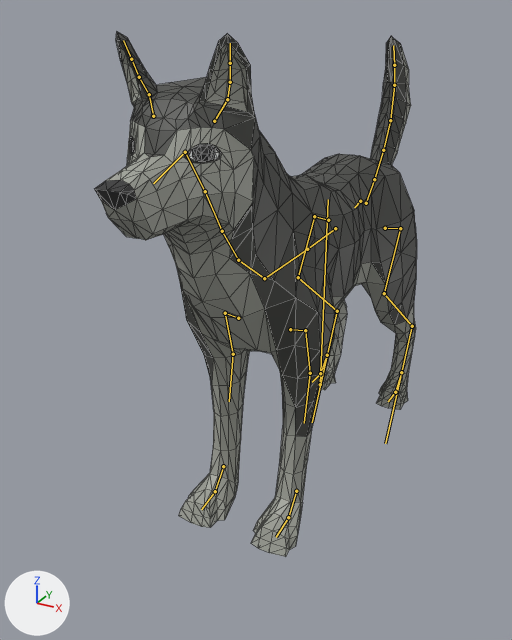
Renders of the glTF model Pilire/Animals3D/husky.gltf from each side of a commit.
One viewpoint serves both versions: a 50 mm camera at (2.0, -4.74, 3.29) aimed at (-0.26, -0.62, 1.23). The axes (+X, +Y, +Z) are drawn at lower left. The lights are the same throughout. The older version comes first. The bones that change, and the others that lie on the model, are drawn over the model as lines. Mesh edges are drawn as thin lines.
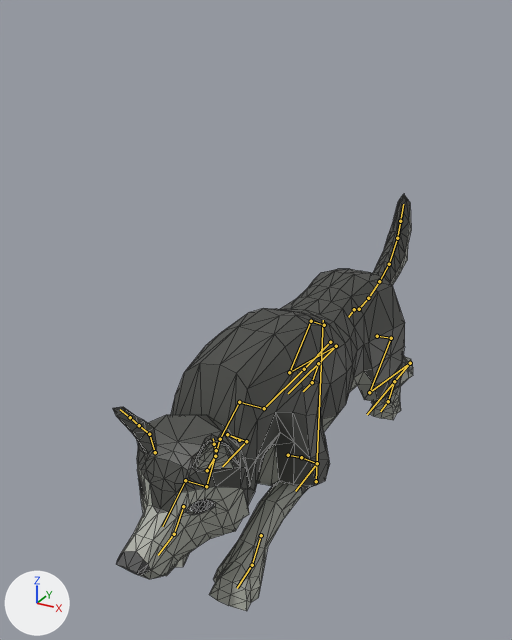
The newer file adds an action. The first version stands in its rest pose; the second is drawn at frame 53 of the action 'Companion_LieDown'.

Boxes (x1, y1, x2, y2) around the edits, measured in the pictures (512 x 640 px):
'Cube', posed (7% narrower, 21% shorter): before (95, 32, 417, 557); after (113, 194, 413, 611)
bone 'Body', root to tip: before (320, 384) to (328, 199); after (316, 481) to (323, 320)
bone 'Neck1', root to tip: before (238, 260) to (222, 231); after (239, 402) to (220, 439)
bone 'Neck2', root to tip: before (222, 231) to (205, 191); after (220, 439) to (206, 486)
bone 'Neck3', root to tip: before (205, 191) to (185, 152); after (206, 486) to (185, 480)
bone 'FrontUpperLeg.L', root to tip: before (305, 330) to (310, 373); after (301, 457) to (317, 463)
bone 'FrontLowerLeg.L', root to tip: before (310, 373) to (304, 423); after (317, 463) to (295, 491)
bone 'FrontUpperLeg.R', root to tip: before (225, 313) to (233, 354); after (227, 434) to (246, 441)
bone 'FrontLowerLeg.R', root to tip: before (233, 354) to (229, 401); after (246, 441) to (222, 466)
bone 'BackLeg.L', root to tip: before (400, 228) to (384, 293); after (391, 338) to (369, 392)
bone 'BackUpperLeg.L', root to tip: before (384, 293) to (412, 326); after (369, 392) to (410, 363)
bone 'BackLowerLeg.L', root to tip: before (412, 326) to (385, 443); after (410, 363) to (367, 414)
bone 'BackLeg.R', root to tip: before (314, 216) to (298, 277); after (311, 321) to (289, 372)
bone 'BackUpperLeg.R', root to tip: before (298, 277) to (337, 311); after (289, 372) to (336, 346)
bone 'BackLowerLeg.R', root to tip: before (337, 311) to (312, 422); after (336, 346) to (288, 393)
bone 'Tail1', root to tip: before (366, 203) to (374, 179); after (359, 309) to (368, 298)
bone 'IKBackLeg.L', root to tip: before (401, 372) to (395, 392); after (394, 381) to (388, 401)
bone 'IKFrontLeg.L', root to tip: before (296, 491) to (288, 517); after (261, 535) to (252, 565)
bone 'IKBackLeg.R', root to tip: before (327, 355) to (320, 373); after (318, 363) to (312, 382)
bone 'IKFrontLeg.R', root to tip: before (223, 466) to (215, 491); after (183, 506) to (174, 534)

The change, as a list of edits to the scene's bpy script:
```text
Change bone_body:
    where bone_body = bpy.data.objects['AnimalArmature'].pose.bones['Body']
    bone_body.location: (0.0, 0.0, 0.0) -> (0.0, -0.96, 0.0)
Change bone_neck1:
    where bone_neck1 = bpy.data.objects['AnimalArmature'].pose.bones['Neck1']  # child of 'Torso3'
    bone_neck1.rotation_quaternion: (1.0, 0.0, 0.0, 0.0) -> (0.765, -0.644, 0.0, 0.0)  # degrees (0, 0, 0) -> degrees (-80, 0, 0)
Change bone_neck2:
    where bone_neck2 = bpy.data.objects['AnimalArmature'].pose.bones['Neck2']  # child of 'Neck1'
    bone_neck2.rotation_quaternion: (1.0, 0.0, 0.0, 0.0) -> (0.955, -0.296, 0.0, 0.0)  # degrees (0, 0, 0) -> degrees (-34, 0, 0)
Change bone_neck3:
    where bone_neck3 = bpy.data.objects['AnimalArmature'].pose.bones['Neck3']  # child of 'Neck2'
    bone_neck3.rotation_quaternion: (1.0, 0.0, 0.0, 0.0) -> (0.629, 0.777, 0.0, 0.0)  # degrees (0, 0, 0) -> degrees (102, 0, 0)
Change bone_frontupperleg_l:
    where bone_frontupperleg_l = bpy.data.objects['AnimalArmature'].pose.bones['FrontUpperLeg.L']  # child of 'FrontShoulder.L'
    bone_frontupperleg_l.rotation_quaternion: (1.0, 0.0, 0.0, 0.0) -> (0.95, 0.311, 0.011, 0.004)  # degrees (0, 0, 0) -> degrees (36, 1, 1)
Change bone_frontlowerleg_l:
    where bone_frontlowerleg_l = bpy.data.objects['AnimalArmature'].pose.bones['FrontLowerLeg.L']  # child of 'FrontUpperLeg.L'
    bone_frontlowerleg_l.rotation_quaternion: (1.0, 0.0, 0.0, 0.0) -> (-0.539, -0.842, -0.005, -0.022)  # degrees (0, 0, 0) -> degrees (115, -2, 2)
Change bone_frontupperleg_r:
    where bone_frontupperleg_r = bpy.data.objects['AnimalArmature'].pose.bones['FrontUpperLeg.R']  # child of 'FrontShoulder.R'
    bone_frontupperleg_r.rotation_quaternion: (1.0, 0.0, 0.0, 0.0) -> (0.95, 0.311, -0.011, -0.004)  # degrees (0, 0, 0) -> degrees (36, -1, -1)
Change bone_frontlowerleg_r:
    where bone_frontlowerleg_r = bpy.data.objects['AnimalArmature'].pose.bones['FrontLowerLeg.R']  # child of 'FrontUpperLeg.R'
    bone_frontlowerleg_r.rotation_quaternion: (1.0, 0.0, 0.0, 0.0) -> (-0.539, -0.842, 0.005, 0.022)  # degrees (0, 0, 0) -> degrees (115, 2, -2)
Change bone_backleg_l:
    where bone_backleg_l = bpy.data.objects['AnimalArmature'].pose.bones['BackLeg.L']  # child of 'BackShoulder.L'
    bone_backleg_l.rotation_quaternion: (1.0, 0.0, 0.0, 0.0) -> (0.983, -0.184, 0.0, -0.002)  # degrees (0, 0, 0) -> degrees (-21, 0, 0)
Change bone_backupperleg_l:
    where bone_backupperleg_l = bpy.data.objects['AnimalArmature'].pose.bones['BackUpperLeg.L']  # child of 'BackLeg.L'
    bone_backupperleg_l.rotation_quaternion: (1.0, 0.0, 0.0, 0.0) -> (0.923, 0.385, 0.001, 0.003)  # degrees (0, 0, 0) -> degrees (45, 0, 0)
Change bone_backlowerleg_l:
    where bone_backlowerleg_l = bpy.data.objects['AnimalArmature'].pose.bones['BackLowerLeg.L']  # child of 'BackUpperLeg.L'
    bone_backlowerleg_l.rotation_quaternion: (1.0, 0.0, 0.0, 0.0) -> (0.722, 0.691, 0.002, 0.003)  # degrees (0, 0, 0) -> degrees (87, 0, 0)
Change bone_backleg_r:
    where bone_backleg_r = bpy.data.objects['AnimalArmature'].pose.bones['BackLeg.R']  # child of 'BackShoulder.R'
    bone_backleg_r.rotation_quaternion: (1.0, 0.0, 0.0, 0.0) -> (0.983, -0.184, 0.0, 0.002)  # degrees (0, 0, 0) -> degrees (-21, 0, 0)
Change bone_backupperleg_r:
    where bone_backupperleg_r = bpy.data.objects['AnimalArmature'].pose.bones['BackUpperLeg.R']  # child of 'BackLeg.R'
    bone_backupperleg_r.rotation_quaternion: (1.0, 0.0, 0.0, 0.0) -> (0.923, 0.385, -0.001, -0.003)  # degrees (0, 0, 0) -> degrees (45, 0, 0)
Change bone_backlowerleg_r:
    where bone_backlowerleg_r = bpy.data.objects['AnimalArmature'].pose.bones['BackLowerLeg.R']  # child of 'BackUpperLeg.R'
    bone_backlowerleg_r.rotation_quaternion: (1.0, 0.0, 0.0, 0.0) -> (0.722, 0.691, -0.002, -0.003)  # degrees (0, 0, 0) -> degrees (87, 0, 0)
Change bone_tail1:
    where bone_tail1 = bpy.data.objects['AnimalArmature'].pose.bones['Tail1']  # child of 'Back'
    bone_tail1.rotation_quaternion: (1.0, 0.0, 0.0, 0.0) -> (0.948, -0.319, 0.0, 0.0)  # degrees (0, 0, 0) -> degrees (-37, 0, 0)
Change bone_ikbackleg_l:
    where bone_ikbackleg_l = bpy.data.objects['AnimalArmature'].pose.bones['IKBackLeg.L']
    bone_ikbackleg_l.location: (0.0, 0.0, 0.0) -> (0.0, 0.15, -0.14)
Change bone_ikfrontleg_l:
    where bone_ikfrontleg_l = bpy.data.objects['AnimalArmature'].pose.bones['IKFrontLeg.L']
    bone_ikfrontleg_l.location: (0.0, 0.0, 0.0) -> (0.0, 0.33, -0.4)
Change bone_ikbackleg_r:
    where bone_ikbackleg_r = bpy.data.objects['AnimalArmature'].pose.bones['IKBackLeg.R']
    bone_ikbackleg_r.location: (0.0, 0.0, 0.0) -> (0.0, 0.15, -0.14)
Change bone_ikfrontleg_r:
    where bone_ikfrontleg_r = bpy.data.objects['AnimalArmature'].pose.bones['IKFrontLeg.R']
    bone_ikfrontleg_r.location: (0.0, 0.0, 0.0) -> (0.0, 0.33, -0.4)
```
